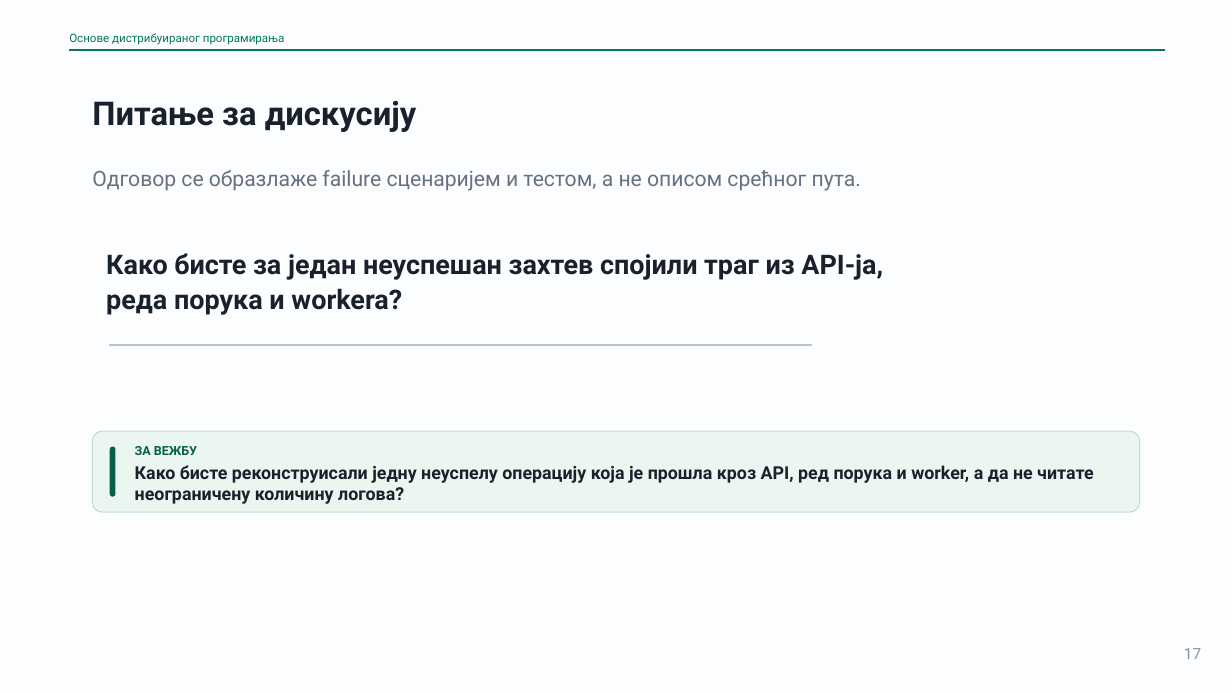
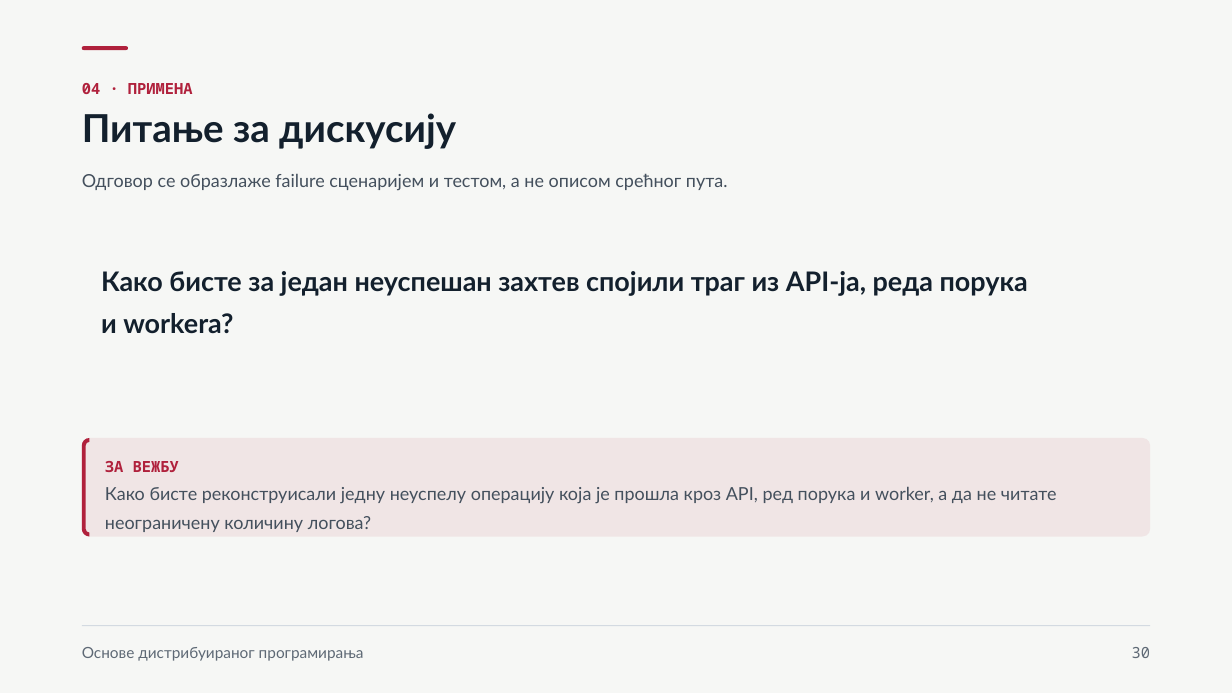
Before and after one commit to owlCoder/ftn-nastavni-materijali, a slide deck: slide 30 of 03 Osnove Distribuiranog Programiranja/02 Prezentacije/PPTX/03_Identitet_audit_observability_i_konfiguracija.pptx (slide 17 before the commit). Drawn at 1232x693 pixels with LibreOffice and Linux fonts; fonts in the diff are those of the drawing. Boxes give left, top, right and bottom in pixels: in the first picture for what was removed or moved away, otherwise in the second. Text is boxed around its words. In the diff, an @@ line names an element or a change of style, - is before the commit and + after.

```diff
--- a/03 Osnove Distribuiranog Programiranja/02 Prezentacije/PPTX/03_Identitet_audit_observability_i_konfiguracija.pptx
+++ b/03 Osnove Distribuiranog Programiranja/02 Prezentacije/PPTX/03_Identitet_audit_observability_i_konfiguracija.pptx
@@ background #FCFDFE to #F6F7F5 @@
@@ rectangle removed at box(69, 50, 1165, 51) @@
@@ rounded rectangle added at box(82, 46, 128, 50), fill #B0213C @@
@@ text added at box(82, 83, 193, 94), 12 pt, text #B0213C, bold @@
+04 · ПРИМЕНА
@@ text "Питање за дискусију": place and size @@
-text "Питање за дискусију" at box(92, 101, 417, 132)
+text "Питање за дискусију" at box(82, 113, 456, 149)
@@ text "Питање за дискусију" at box(82, 113, 456, 149): size 25.5 to 30 pt, font Roboto to Lato, text colour #19222C to #13202D; line spacing 1.02 to 1.1 @@
@@ text "Одговор се образлаже failure сценаријем ...": place and size @@
-text "Одговор се образлаже failure сценаријем ..." at box(92, 170, 861, 191)
+text "Одговор се образлаже failure сценаријем ..." at box(82, 173, 728, 191)
@@ text "Одговор се образлаже failure сценаријем ..." at box(82, 173, 728, 191): size 16.5 to 14 pt, font Roboto to Lato, text colour #657280 to #44505D; line spacing 1.15 to 1.4 @@
@@ text at box(101, 271, 1028, 334): text changed; font Roboto to Lato; text colour #19222C to #13202D @@
-Како бисте за један неуспешан захтев спојили траг из API-ја, реда порука и workera?
+Како бисте за један неуспешан захтев спојили траг из API-ја, реда порука
+и workera?
@@ rectangle removed at box(110, 345, 812, 346) @@
@@ rounded rectangle: place and size @@
-rounded rectangle at box(92, 432, 1140, 513)
+rounded rectangle at box(82, 438, 1151, 537)
@@ rounded rectangle at box(82, 438, 1151, 537): fill #ECF6F1 to #F0E5E5; outline #BFDCCD 0.75 pt to none; proportions changed @@
@@ freeform shape added at box(82, 438, 90, 537), fill #B0213C @@
@@ rounded rectangle removed at box(110, 446, 116, 496) @@
@@ text "Како бисте реконструисали једну неуспелу ..." at box(105, 487, 1057, 532): vertical alignment middle to top @@
@@ text "ЗА ВЕЖБУ": place and size @@
-text "ЗА ВЕЖБУ" at box(135, 446, 197, 455)
+text "ЗА ВЕЖБУ" at box(105, 461, 179, 472)
@@ text "ЗА ВЕЖБУ" at box(105, 461, 179, 472): size 9.8 to 12 pt, font Roboto to Noto Sans Mono, text colour #065F46 to #B0213C; line spacing 1 to 1.35 @@
@@ text at box(105, 487, 1057, 532): text changed; size 13.9 to 14 pt; font Roboto to Lato; text colour #19222C to #44505D; bold off @@
-Како бисте реконструисали једну неуспелу операцију која је прошла кроз API, ред порука и worker, а да не читате неограничену количину логова?
+Како бисте реконструисали једну неуспелу операцију која је прошла кроз API, ред порука и worker, а да не читате
+неограничену количину логова?
@@ line added from (82, 626) to (1151, 626), #D3DAE1 0.75 pt @@
@@ text "Основе дистрибуираног програмирања": place and size @@
-text "Основе дистрибуираног програмирања" at box(69, 33, 285, 45)
+text "Основе дистрибуираног програмирања" at box(82, 647, 364, 661)
@@ text "Основе дистрибуираног програмирања" at box(82, 647, 364, 661): size 9 to 12 pt, font Roboto to Lato, text colour #047857 to #5E6975; line spacing 1.08 to 1.35 @@
@@ text added at box(1132, 647, 1150, 658), 12 pt, text #5E6975 @@
+30
@@ text removed at box(1184, 648, 1201, 659) @@
-17
```
Also in this commit, not shown: 19 other slides changed, 13 slides added, 7 other files.
